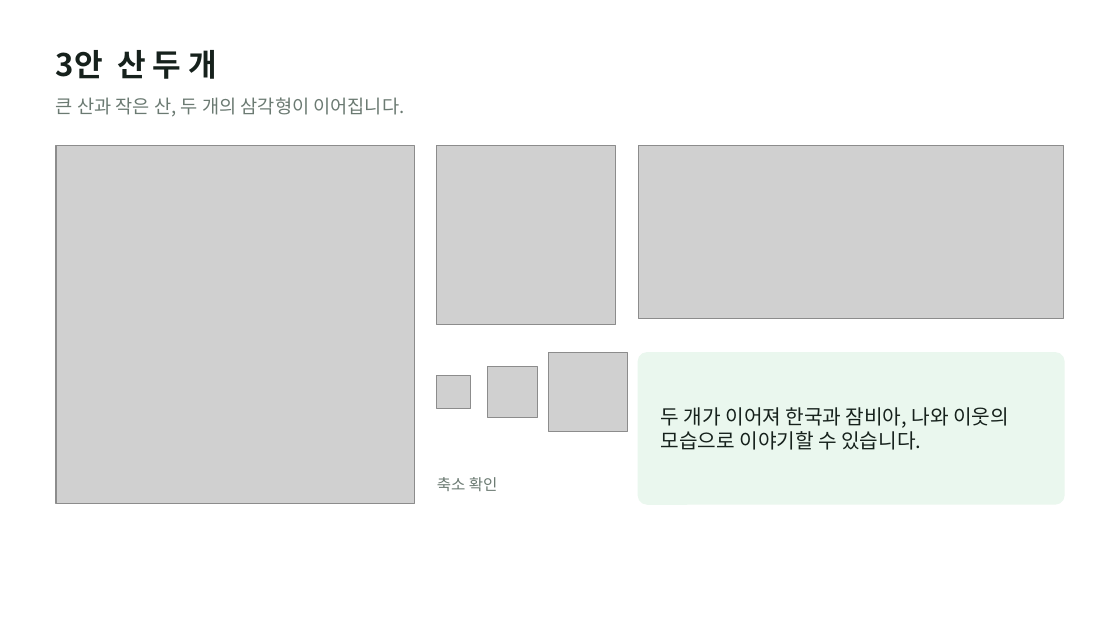
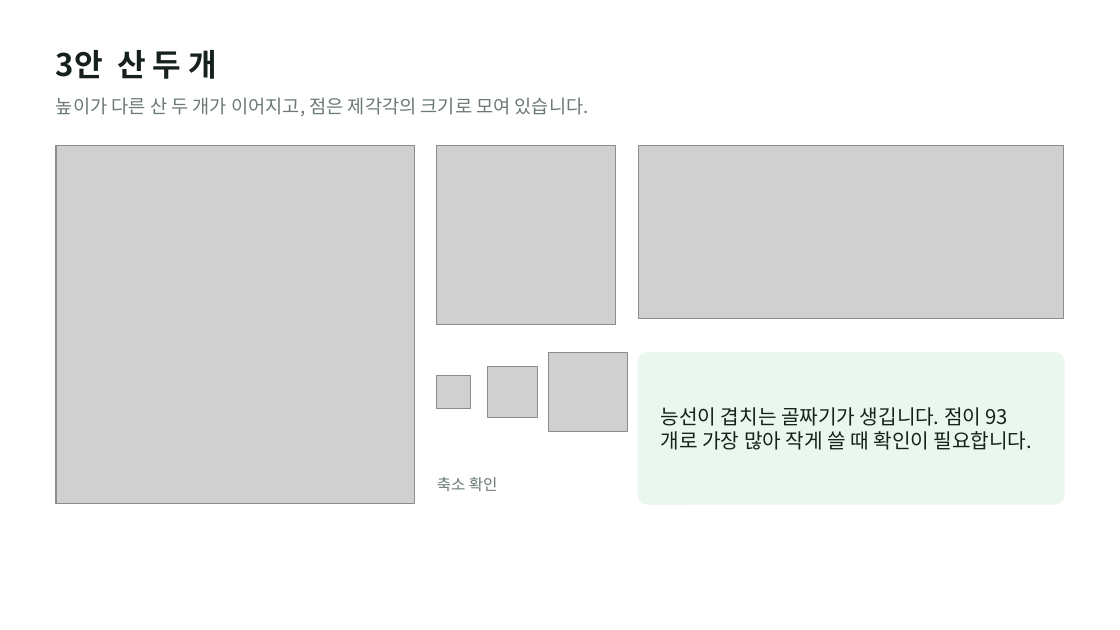
Before and after one commit to otterlee0208/otterlee, a slide deck: slide 6 of bi/zambia-variations-v3/plant-zambia-bi-variations-v3.pptx. Drawn at 1120x630 pixels with LibreOffice and Linux fonts; fonts in the diff are those of the drawing; grey boxes stand for pictures. Boxes give left, top, right and bottom in pixels: in the first picture for what was removed or moved away, otherwise in the second. Text is boxed around its words. In the diff, an @@ line names an element or a change of style, - is before the commit and + after.

```diff
--- a/bi/zambia-variations-v3/plant-zambia-bi-variations-v3.pptx
+++ b/bi/zambia-variations-v3/plant-zambia-bi-variations-v3.pptx
@@ text at (56,97,589,117): text changed @@
-큰 산과 작은 산, 두 개의 삼각형이 이어집니다.
+높이가 다른 산 두 개가 이어지고, 점은 제각각의 크기로 모여 있습니다.
@@ text at (661,407,1032,450): text changed @@
-두 개가 이어져 한국과 잠비아, 나와 이웃의 모습으로 이야기할 수 있습니다.
+능선이 겹치는 골짜기가 생깁니다. 점이 93개로 가장 많아 작게 쓸 때 확인이 필요합니다.
```
Also in this commit, not shown: 4 other slides changed, 20 other files.
